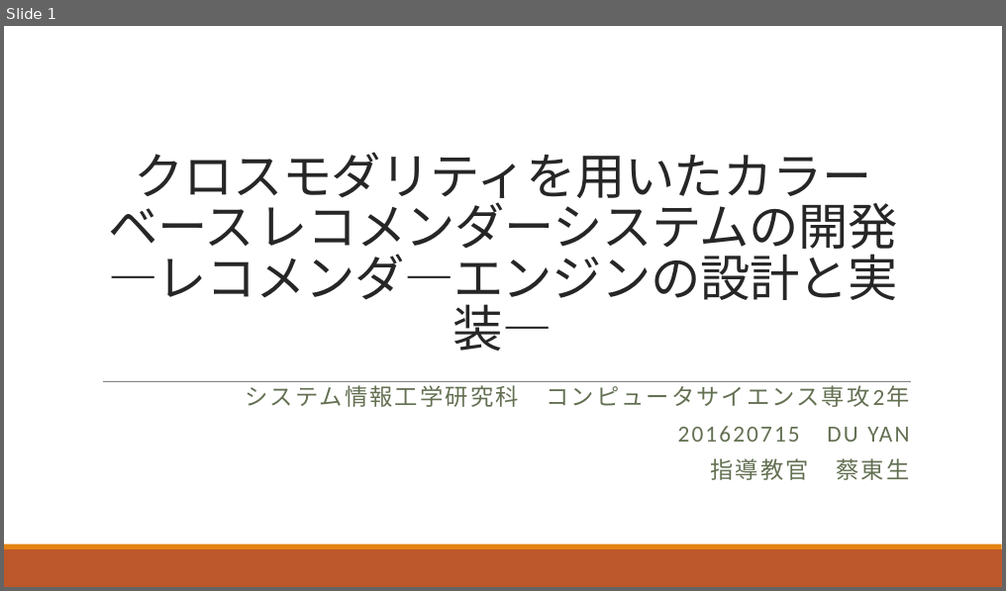
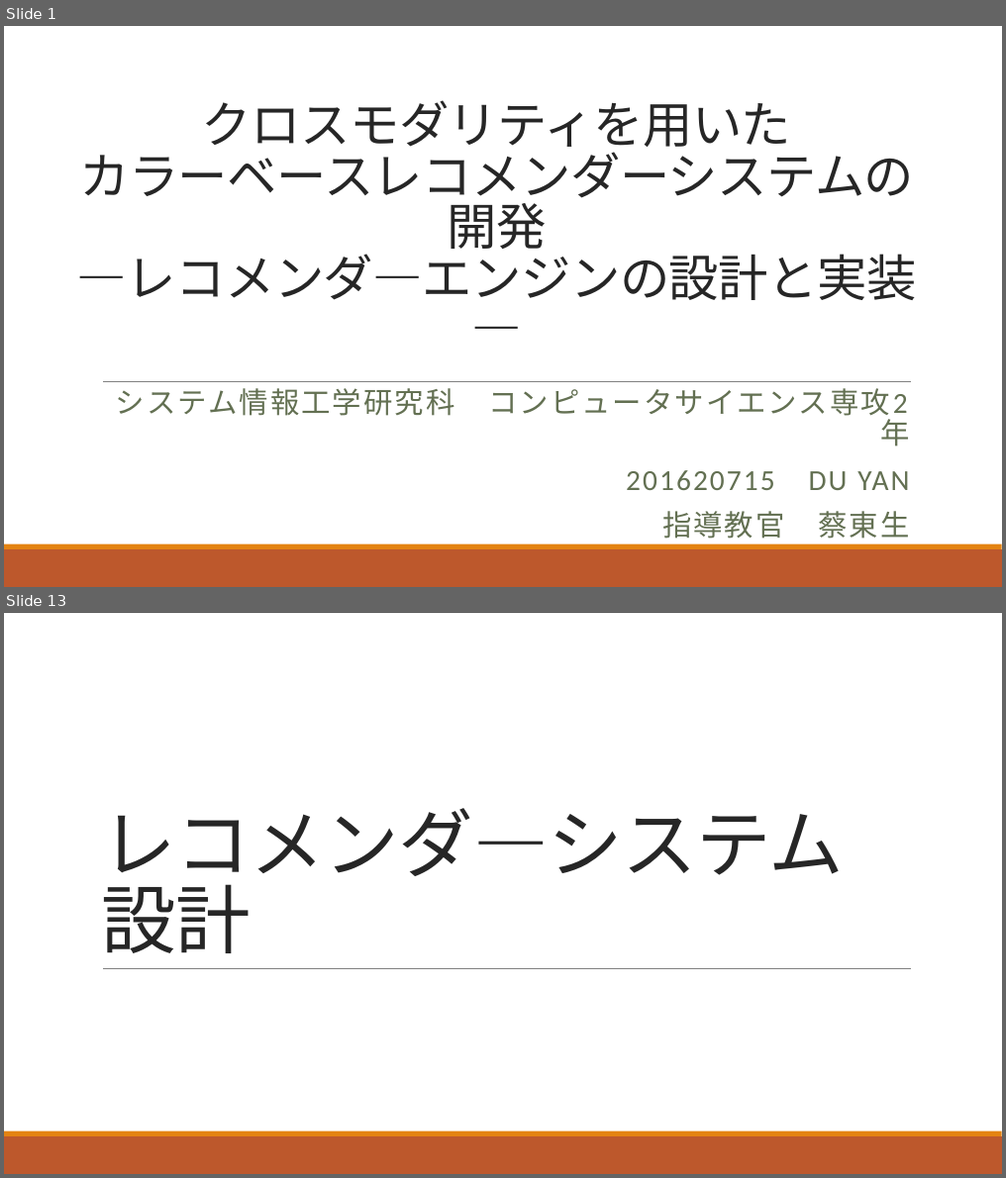
Before and after one commit to we333/m2_paper, a slide deck: 提交材料/プレゼンテーション.pptx. Shown one above the other, each under a label of ours: slide 1 before the commit, slides 1 and 13 after it; the slides between them are not shown. The pictures are 1006x591 and 1006x1178 pixels, drawn with LibreOffice and Linux fonts; fonts in the diff are those of the drawing. Boxes give left, top, right and bottom in pixels: in the first picture for what was removed or moved away, otherwise in the second. Text is boxed around its words. In the diff, an @@ line names an element or a change of style, - is before the commit and + after.

```diff
--- a/提交材料/プレゼンテーション.pptx
+++ b/提交材料/プレゼンテーション.pptx
@@ slide 13 added at bbox=[4, 613, 1002, 1174], background #FFFFFF; not listed: 3 template elements that a slide beside it also shows @@
@@ title added at bbox=[101, 808, 843, 954], 72 pt, text #262626 @@
+レコメンダ―システム設計
@@ slide 1 changed as well @@
@@ title at bbox=[77, 100, 917, 300]: spaces changed @@
-クロスモダリティを用いたカラーベース レコメンダーシステムの開発
-―レコメンダ―エンジンの設計と実装―
+クロスモダリティを用いた
+カラーベースレコメンダーシステムの開発
+―レコメンダ―エンジンの設計と実装―
@@ subtitle "システム情報工学研究科 コンピュータサイエンス専攻2年" at bbox=[116, 388, 909, 545]: size 22.2 to 28 pt; line spacing 0.8 to 0.9 @@
```
Also in this commit, not shown: 37 other slides added, 1 slide removed, 2 other files.
